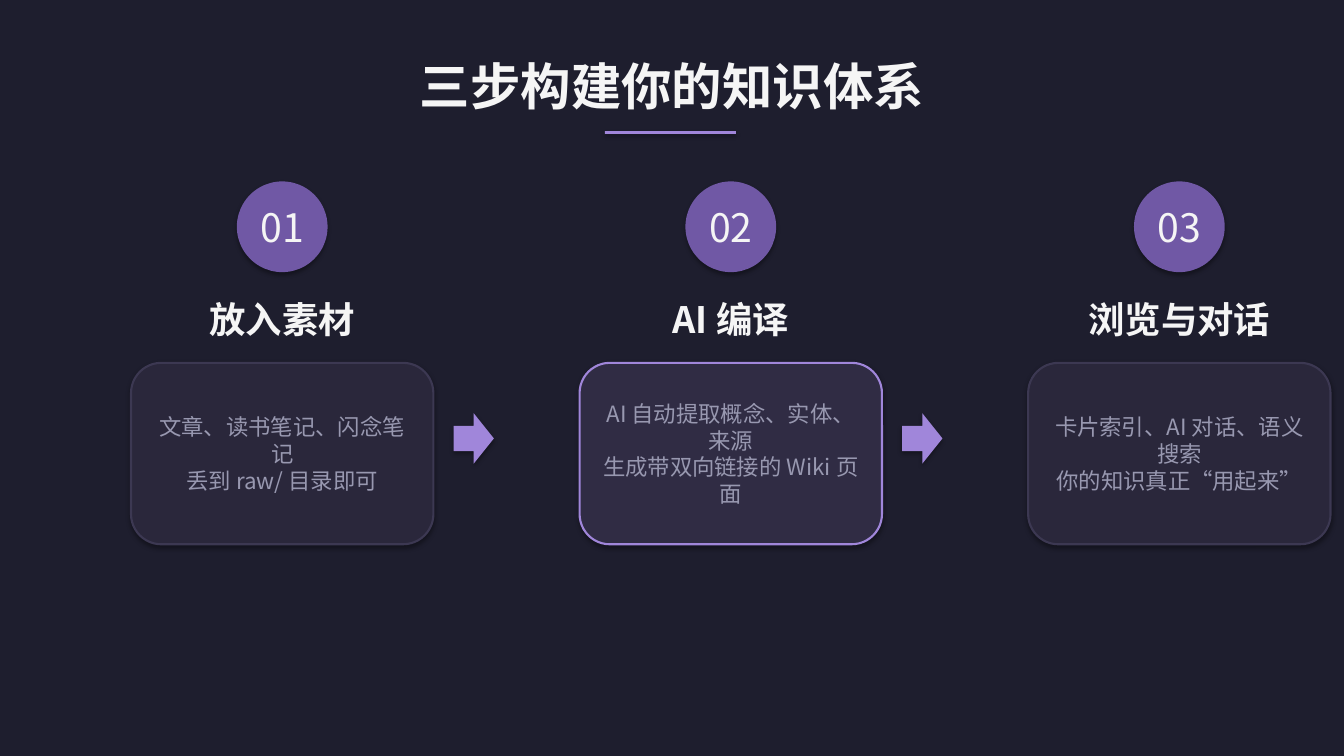
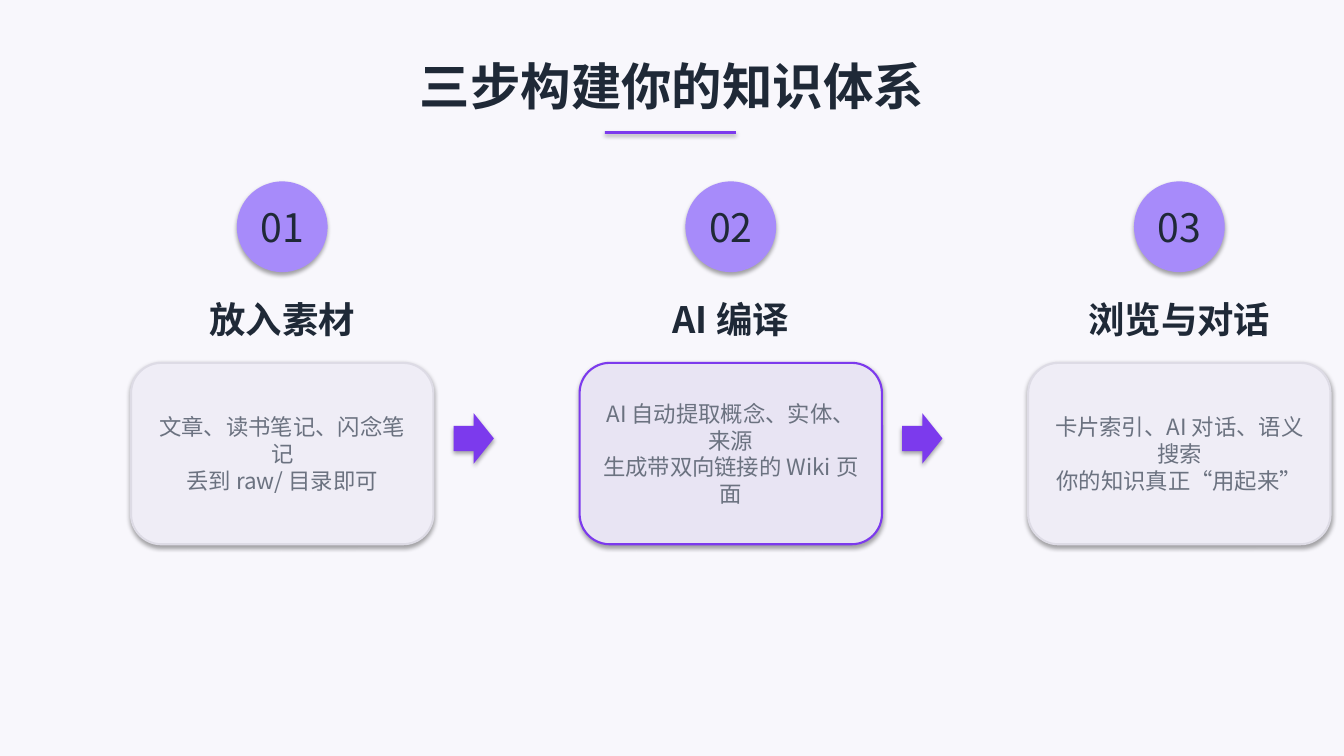
Before and after one commit to graceruowenwang/obsidian-second-brain, a slide deck: slide 7 of site/SecondBrain-Bilibili.pptx. Drawn at 1344x756 pixels with LibreOffice and Linux fonts; fonts in the diff are those of the drawing. Boxes give left, top, right and bottom in pixels: in the first picture for what was removed or moved away, otherwise in the second. Text is boxed around its words. In the diff, an @@ line names an element or a change of style, - is before the commit and + after.

Commit message:
feat: PPT 改为浅色主题，新增健康检查和生态插件页，重写分镜脚本
PPT 主题从暗色 Obsidian 风格切换为浅色背景+紫色点缀，新增知识健康度检查
和配套插件推荐两个幻灯片。分镜脚本全面重写为更自然口语化的旁白风格。

```diff
--- a/site/SecondBrain-Bilibili.pptx
+++ b/site/SecondBrain-Bilibili.pptx
@@ background #1E1E2E to #F8F7FC @@
@@ text colour #F5F5F5 to #1F2937; fill #7058A5 to #A78BFA in 3 elements at (237, 181, 328, 272), (686, 181, 776, 272), (1134, 181, 1225, 272) @@
@@ text colour #F5F5F5 to #1F2937 in 4 elements at (420, 62, 924, 110), (209, 302, 355, 337), (672, 302, 789, 337), (1088, 302, 1270, 337) @@
@@ rounded rectangle "文章、读书笔记、闪念笔记 丢到 raw/ 目录即可" at (131, 363, 434, 544): text colour #9898B0 to #6B7280; fill #2A273B to #EFEDF6; outline #3C3852 1.5 pt to #DDDBE5 1.5 pt @@
@@ rounded rectangle "AI 自动提取概念、实体、来源 生成带双向链接的 Wiki 页面" at (580, 363, 882, 544): text colour #9898B0 to #6B7280; fill #302C44 to #E8E4F3; outline #A086DA 1.5 pt to #7C3AED 1.5 pt @@
@@ rounded rectangle "卡片索引、AI 对话、语义搜索 你的知识真正“用起来”" at (1028, 363, 1331, 544): text colour #9898B0 to #6B7280; fill #2A273B to #EFEDF6; outline #3C3852 1.5 pt to #DDDBE5 1.5 pt @@
@@ fill #A086DA to #7C3AED in 3 elements at (605, 131, 736, 134), (454, 413, 494, 464), (902, 413, 943, 464) @@
```
Also in this commit, not shown: 15 other slides changed, 2 slides added, 3 other files.
